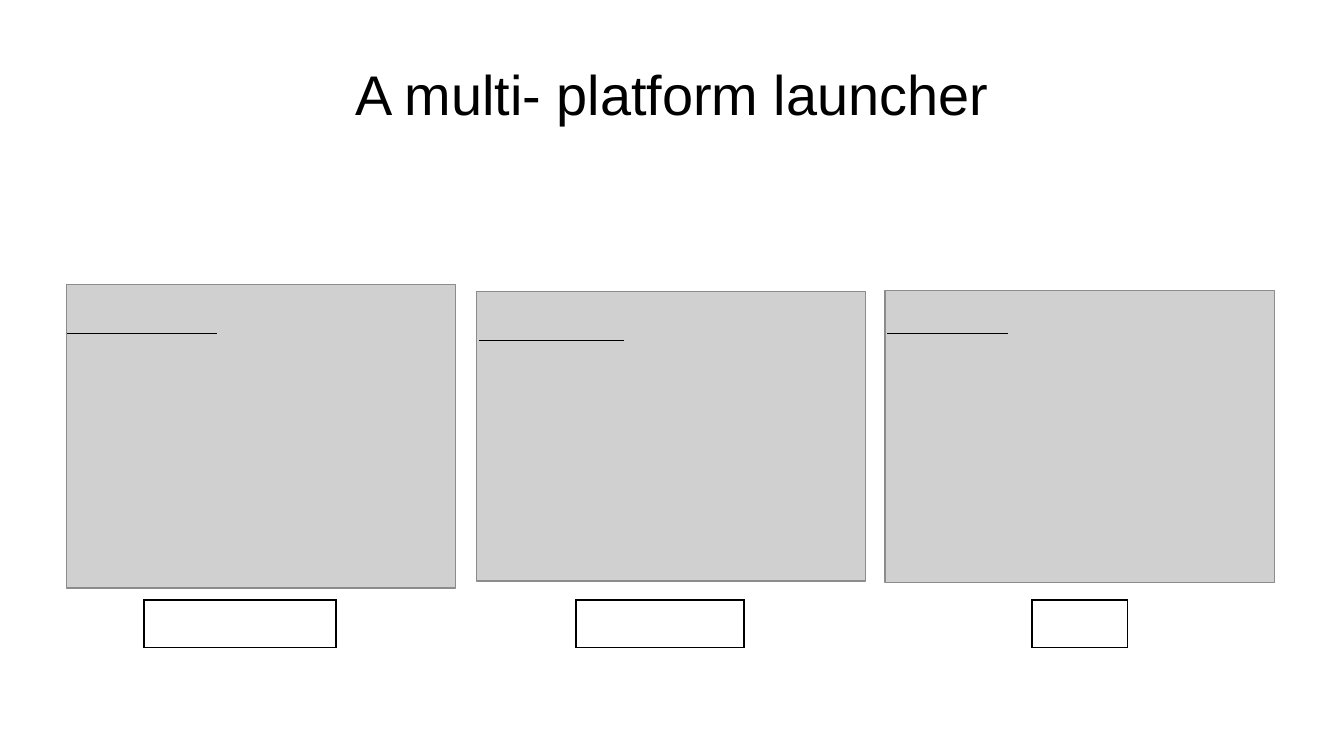
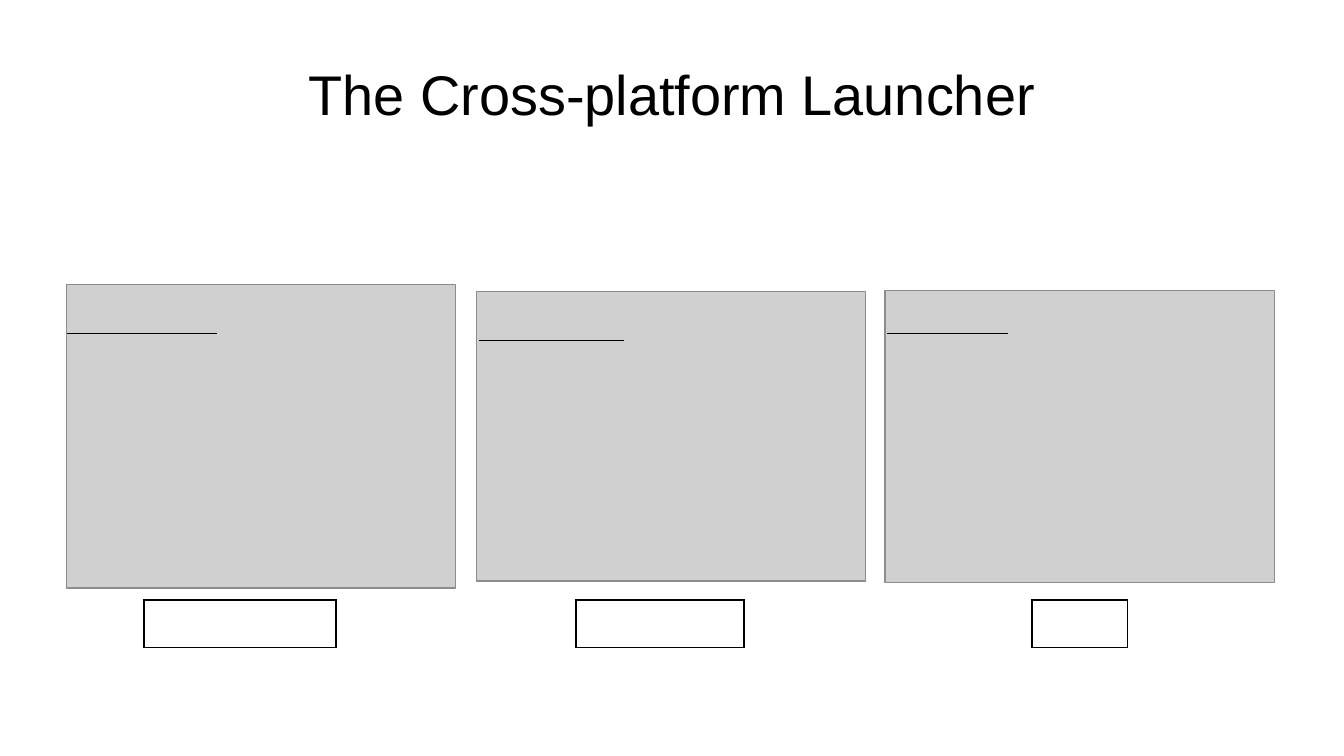
Before and after one commit to GiorgioCaculli/B2_TTMC_Doc, a slide deck: slide 6 of PowerPoint1.odp. Drawn at 1344x756 pixels with LibreOffice and Linux fonts; fonts in the diff are those of the drawing; grey boxes stand for pictures; background and template pictures are left out. Boxes give left, top, right and bottom in pixels: in the first picture for what was removed or moved away, otherwise in the second. Text is boxed around its words. In the diff, an @@ line names an element or a change of style, - is before the commit and + after.

```diff
--- a/PowerPoint1.odp
+++ b/PowerPoint1.odp
@@ title at box(309, 74, 1035, 125): text changed @@
-A multi- platform launcher
+The Cross-platform Launcher
```
Also in this commit, not shown: 12 other slides changed, 1 slide added, 1 slide removed, 1 other file.
